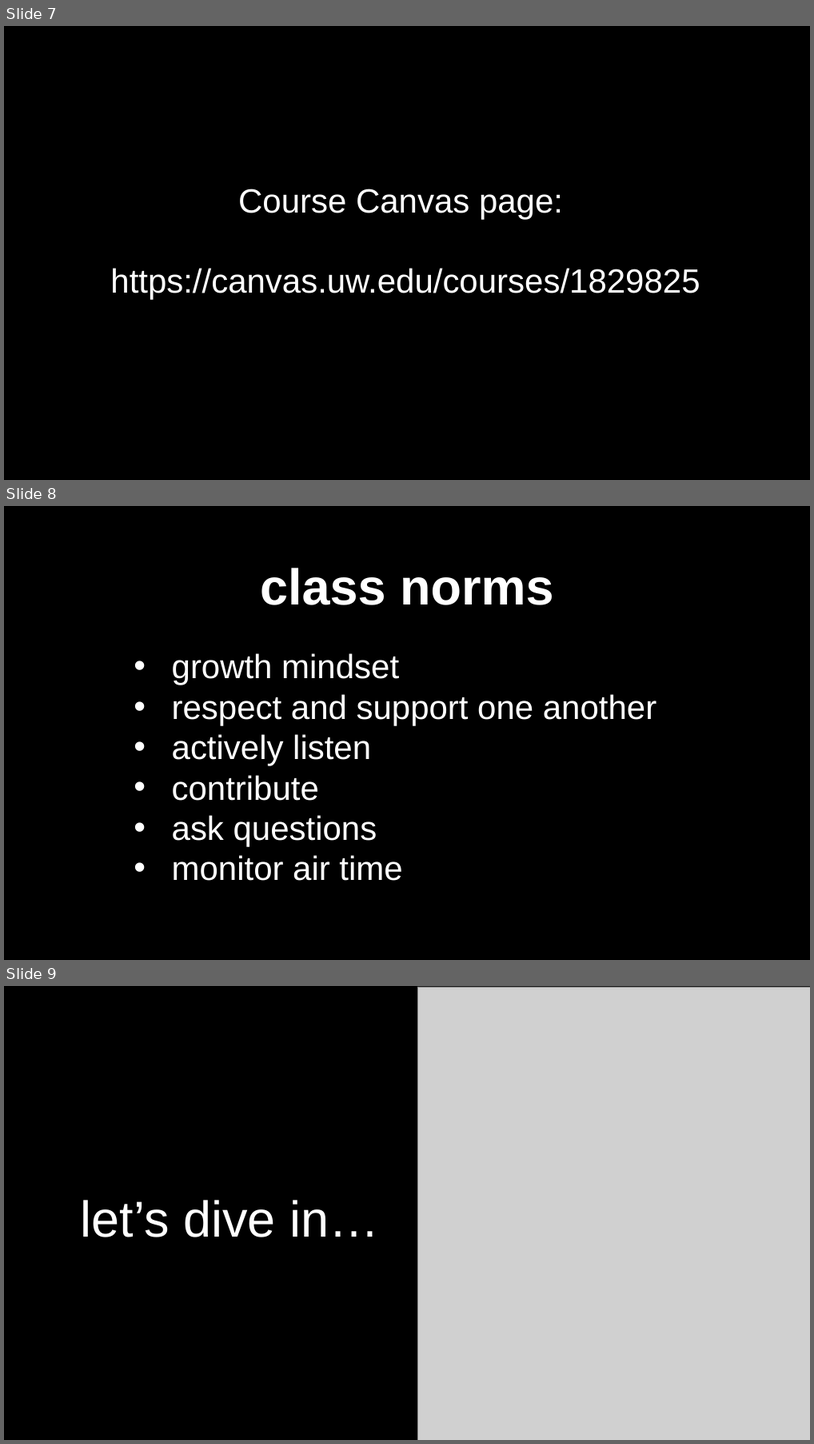
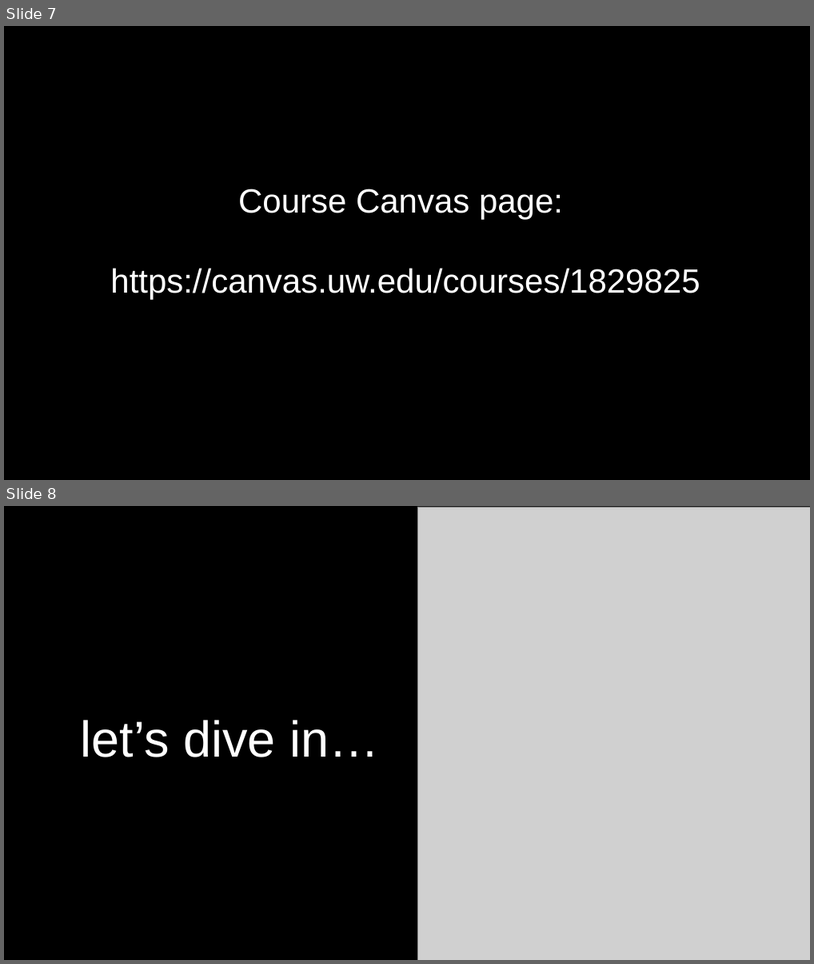
Before and after one commit to wood-lab/fish_406, a slide deck: docs/lectures/in-class_activities/class_1.pptx. Shown one above the other, each under a label of ours: slides 7, 8 and 9 before the commit, slides 7 and 8 after it. The pictures are 814x1444 and 814x964 pixels, drawn with LibreOffice and Linux fonts; fonts in the diff are those of the drawing; grey boxes stand for pictures. Boxes give left, top, right and bottom in pixels: in the first picture for what was removed or moved away, otherwise in the second. Text is boxed around its words. In the diff, an @@ line names an element or a change of style, - is before the commit and + after.

Commit message:
update ahead of class 1

```diff
--- a/docs/lectures/in-class_activities/class_1.pptx
+++ b/docs/lectures/in-class_activities/class_1.pptx
@@ slide 8 removed at <box>4,506,810,960</box>, background #000000 @@
@@ text removed at <box>172,568,657,880</box> @@
-class norms
-• growth mindset
-• respect and support one another
-• actively listen
-• contribute
-• ask questions
-• monitor air time
@@ what was slide 9 is now slide 8 @@
```
Also in this commit, not shown: 2 slides changed, 1 slide added, 1 other slide removed, 12 other files.
